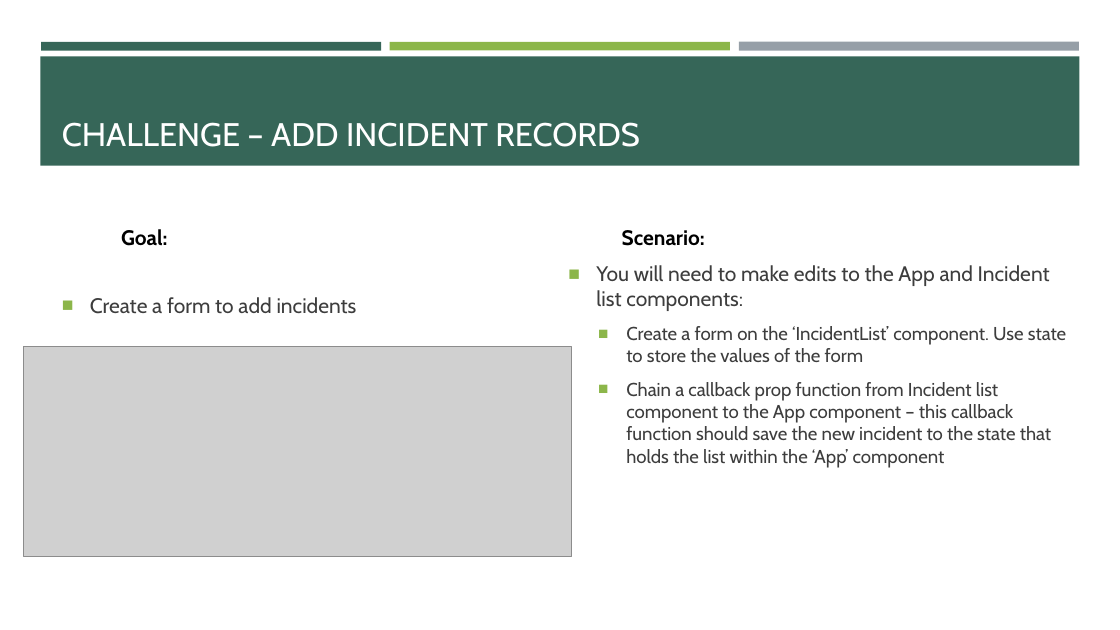
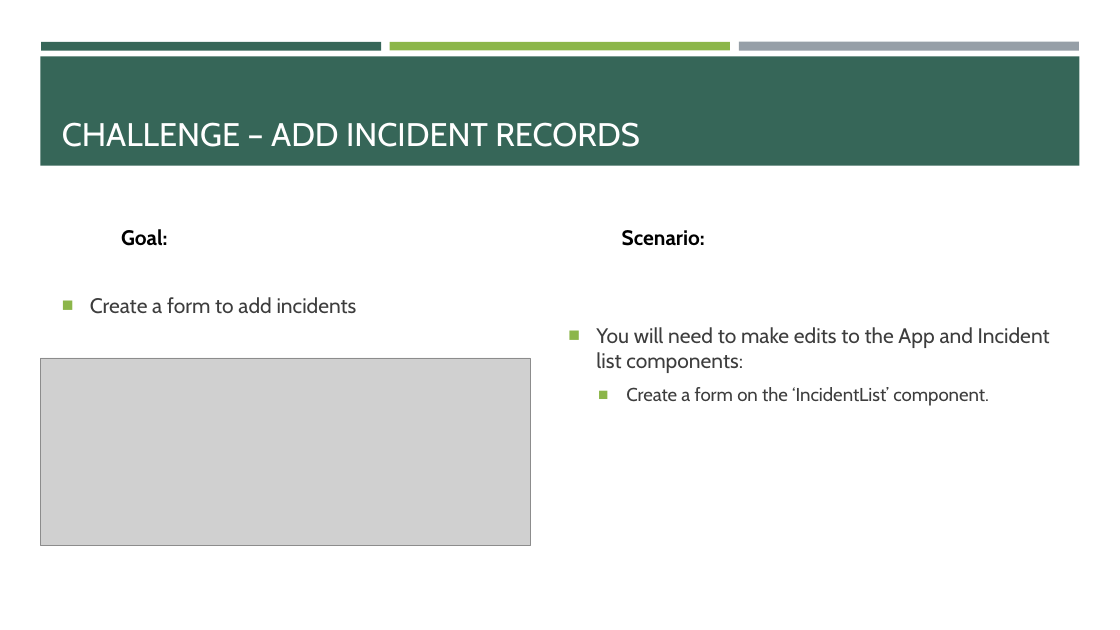
Before and after one commit to e-m-wilson/dotnet, a slide deck: slide 60 of Resources-Notes-Ppts/React/React.pptx (slide 50 before the commit). Drawn at 1120x630 pixels with LibreOffice and Linux fonts; fonts in the diff are those of the drawing; grey boxes stand for pictures. Boxes give left, top, right and bottom in pixels: in the first picture for what was removed or moved away, otherwise in the second. Text is boxed around its words. In the diff, an @@ line names an element or a change of style, - is before the commit and + after.

Commit message:
update

```diff
--- a/Resources-Notes-Ppts/React/React.pptx
+++ b/Resources-Notes-Ppts/React/React.pptx
@@ picture: place and size @@
-picture at [24, 347, 572, 557]
+picture at [40, 358, 530, 545]
@@ text at [626, 387, 989, 406]: text changed @@
-  ■ Create a form on the ‘IncidentList’ component. Use state to store the values of the form
-  ■ Chain a callback prop function from Incident list component to the App component – this callback function should save the new incident to the state that holds the list within the ‘App’ component
+  ■ Create a form on the ‘IncidentList’ component.
```
Also in this commit, not shown: 10 other slides changed, 13 slides added.
